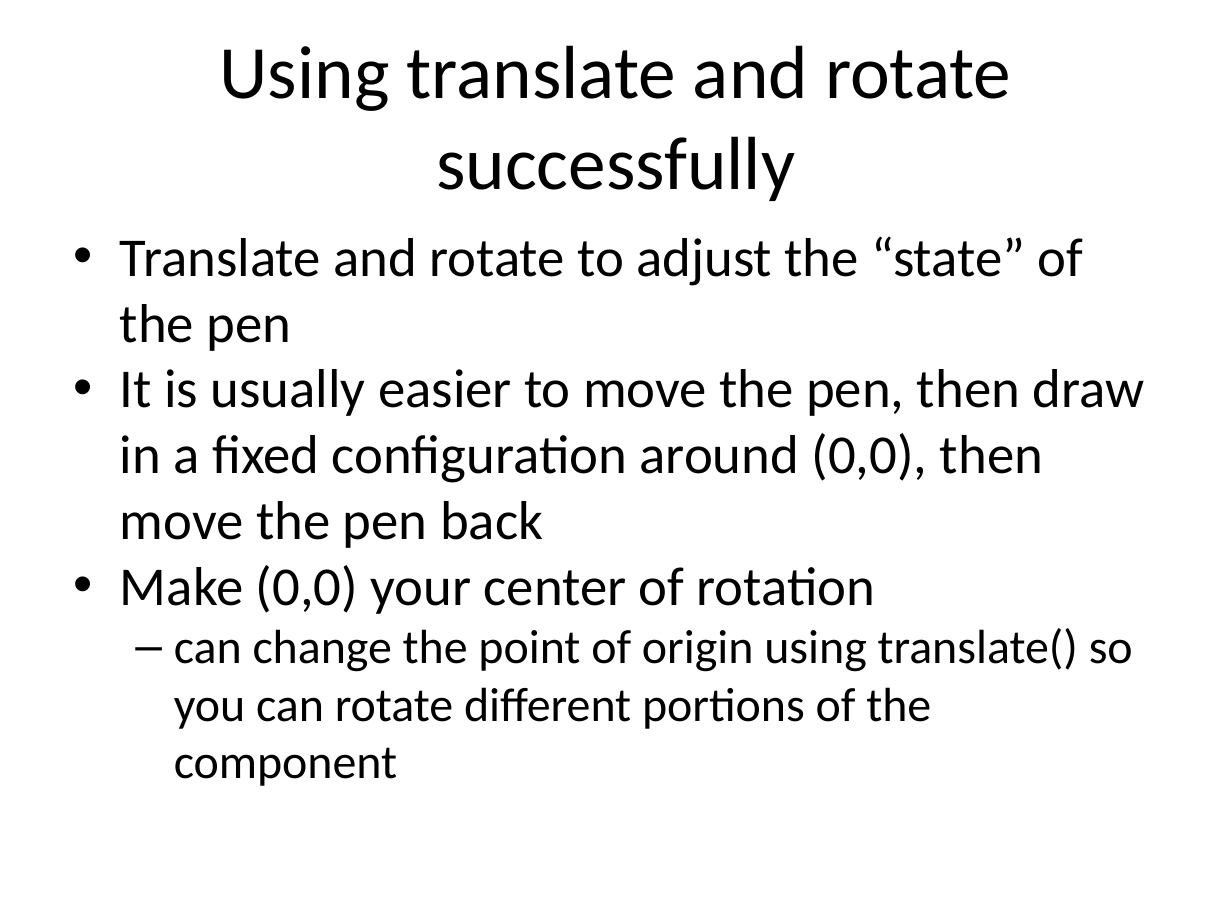
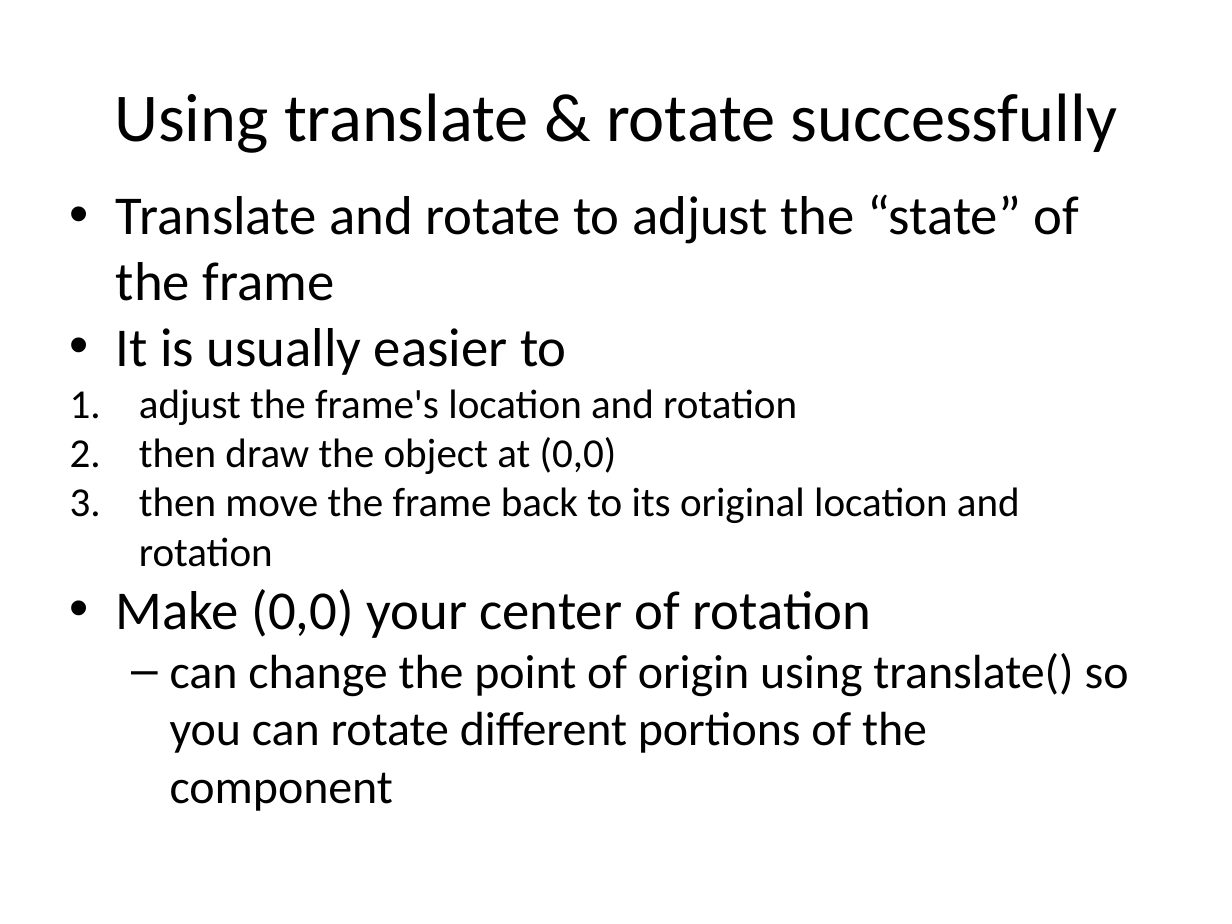
Before and after one commit to RHIT-CSSE/csse220, a slide deck: slide 9 of ClassMaterials/IntroToGraphics/Slides/Graphics.pptx (slide 8 before the commit). Drawn at 1232x924 pixels with LibreOffice and Linux fonts; fonts in the diff are those of the drawing. Boxes give left, top, right and bottom in pixels: in the first picture for what was removed or moved away, otherwise in the second. Text is boxed around its words. In the diff, an @@ line names an element or a change of style, - is before the commit and + after.

```diff
--- a/ClassMaterials/IntroToGraphics/Slides/Graphics.pptx
+++ b/ClassMaterials/IntroToGraphics/Slides/Graphics.pptx
@@ text at (x1=114, y1=93, x2=1117, y2=153): text changed; size 44 to 40 pt @@
-Using translate and rotate successfully
+Using translate & rotate successfully
@@ text "Translate and rotate to adjust ..." moved from (x1=120, y1=236, x2=1144, y2=786) to (x1=116, y1=194, x2=1129, y2=753) @@
@@ text at (x1=116, y1=194, x2=1079, y2=567): text changed; size 32 to 24 pt @@
-• Translate and rotate to adjust the “state” of the pen
-• It is usually easier to move the pen, then draw in a fixed configuration around (0,0), then move the pen back
+• Translate and rotate to adjust the “state” of the frame
+• It is usually easier to
+1. adjust the frame's location and rotation
+2. then draw the object at (0,0)
+3. then move the frame back to its original location and rotation
```
Also in this commit, not shown: 7 other slides changed, 4 slides added, 2 slides removed.
